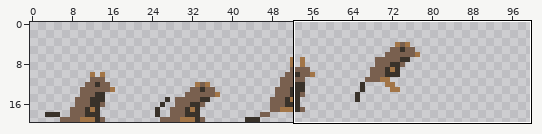
Sprite sheet, stored at XNAFourChambers/XNAFourChambersContent/fourchambers/characterSpriteSheets/Rat_20x20.png. Above, an overview of the earlier version with the close-up marked.
Close-up. Before:
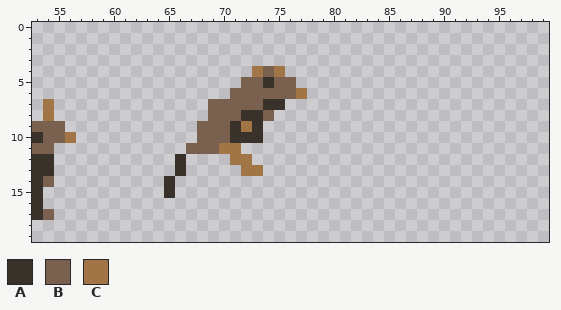
The file is 100x20 pixels. Shown: x 53..99, y 0..19.
Palette (. is transparent): A #39322a  B #79604f  C #a27547
Pixels before, first column x 53:
 4 ....................CBC..
 5 ...................BBABB.
 6 ..................BBBBBBC
 7 .C..............BBBBBAA..
 8 .C..............BBBAAB...
 9 BBB............BBBACA....
10 ABBC...........BBBAAA....
11 BB............BBBCC......
12 AA...........A....CC.....
13 AA...........A.....CC....
14 AB..........A............
15 A...........A............
16 A........................
17 AB.......................
Now the later version:
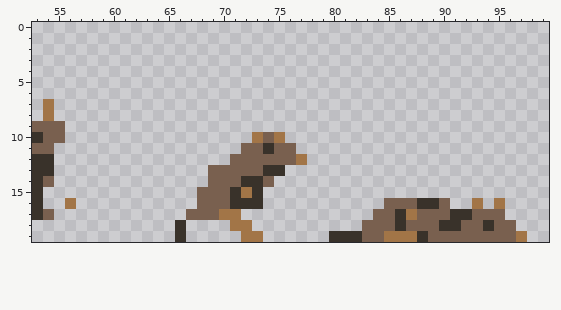
Difference:
y 4: x 73..75 CBC -> ...
y 5: x 72..76 BBABB -> .....
y 6: x 71..77 BBBBBBC -> .......
y 7: x 69..75 BBBBBAA -> .......
y 8: x 69..74 BBBAAB -> ......
y 9: x 68..73 BBBACA -> ......
y 10: x 56 C -> .; x 68..75 BBBAAA.. -> .....CBC
y 11: x 67..76 BBBCC..... -> .....BBABB
y 12: x 66 A -> .; x 71..77 CC..... -> BBBBBBC
y 13: x 66 A -> .; x 69..75 ...CC.. -> BBBBBAA
y 14: x 65 A -> .; x 69..74 ...... -> BBBAAB
y 15: x 65 A -> .; x 68..73 ...... -> BBBACA
y 16: x 56 . -> C; x 68..73 ...... -> BBBAAA; x 85..90 ...... -> BBBAAB; x 93 . -> C; x 95 . -> C
y 17: x 67..71 ..... -> BBBCC; x 84..95 ............ -> BBACBBBAABBB
y 18: x 66 . -> A; x 71..72 .. -> CC; x 83..96 .............. -> BBBABBBAABBABB
y 19: x 66 . -> A; x 72..73 .. -> CC; x 80..97 .................. -> AAABBCCCABBBBBBBBC
